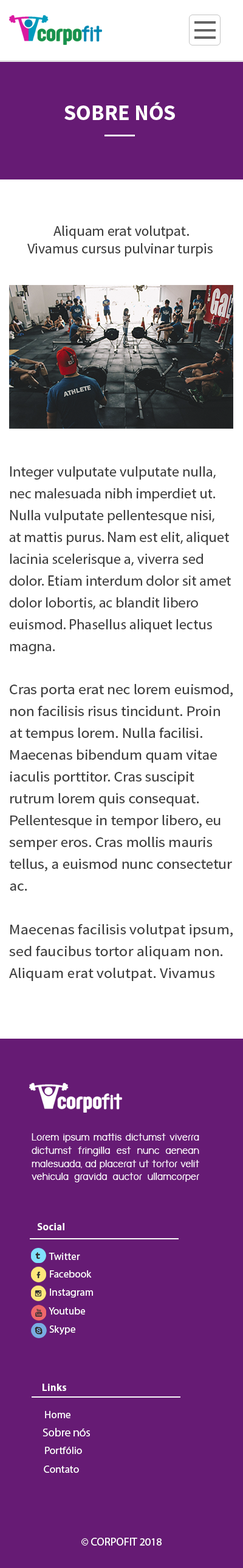
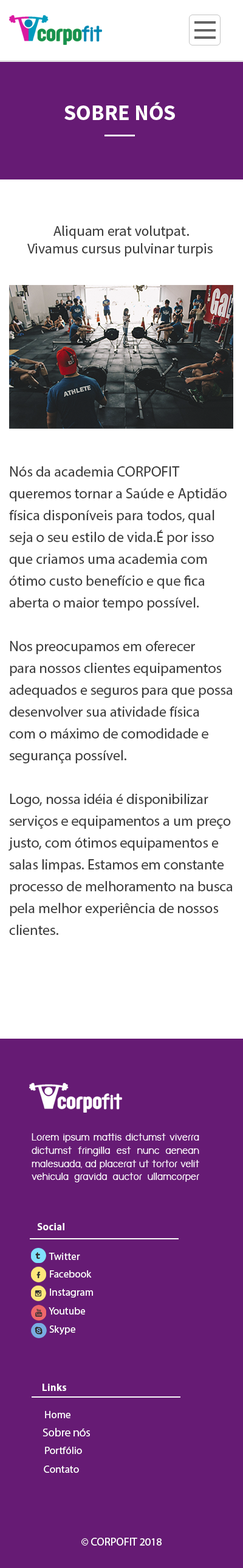
Before/after of a (243, 1568) layered artwork. What changed in the layer stack:
renamed "Integer vulputate vulputate nulla, nec malesuada nibh imperdiet" to "Nós da academia CORPOFIT queremos tornar a Saúde e Aptidão físi", painted on it over [left=8, top=466, right=233, bottom=935]
removed layer "Cras porta erat nec lorem euismod, non facilisis risus tincidun" from group "explanação e imagem" over [left=9, top=683, right=233, bottom=982]
